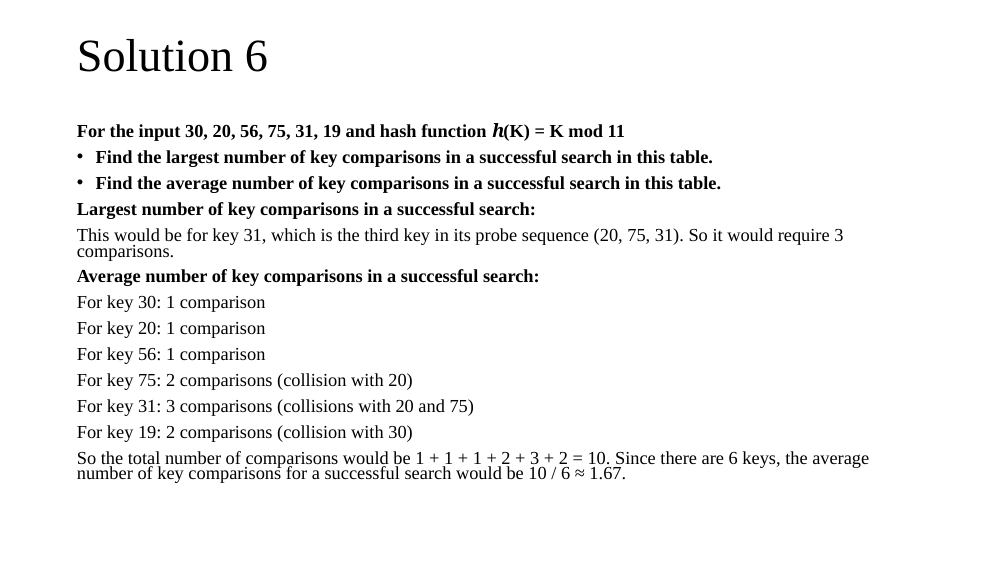
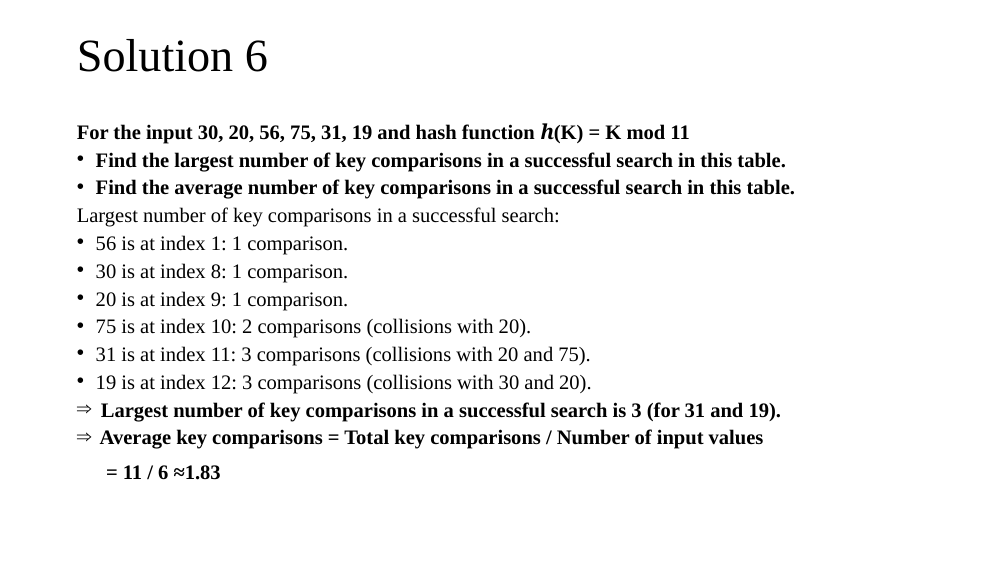
Before and after one commit to tamlhp/2801ict-public, a slide deck: slide 45 of week-7&8/problem-set/2801ict-week7&8.pptx (slide 41 before the commit). Drawn at 1008x567 pixels with LibreOffice and Linux fonts; fonts in the diff are those of the drawing. Boxes give left, top, right and bottom in pixels: in the first picture for what was removed or moved away, otherwise in the second. Text is boxed around its words. In the diff, an @@ line names an element or a change of style, - is before the commit and + after.

```diff
--- a/week-7&8/problem-set/2801ict-week7&8.pptx
+++ b/week-7&8/problem-set/2801ict-week7&8.pptx
@@ text at <box>77,123,795,227</box>: size 17.5 to 19.6 pt in "For the input 30, 20, 56, 75, ...", "Find the largest number of key comparisons ...", "Find the average number of key comparisons ...", "Largest number of key comparisons in a ..."; bold off in "Largest number of key comparisons in a ..." @@
@@ text at <box>96,235,782,480</box>: text changed; size 17.5 to 19.6 pt @@
-This would be for key 31, which is the third key in its probe sequence (20, 75, 31). So it would require 3 comparisons.
-Average number of key comparisons in a successful search:
-For key 30: 1 comparison
-For key 20: 1 comparison
-For key 56: 1 comparison
-For key 75: 2 comparisons (collision with 20)
-For key 31: 3 comparisons (collisions with 20 and 75)
-For key 19: 2 comparisons (collision with 30)
-So the total number of comparisons would be 1 + 1 + 1 + 2 + 3 + 2 = 10. Since there are 6 keys, the average number of key comparisons for a successful search would be 10 / 6 ≈ 1.67.
+• 56 is at index 1: 1 comparison.
+• 30 is at index 8: 1 comparison.
+• 20 is at index 9: 1 comparison.
+• 75 is at index 10: 2 comparisons (collisions with 20).
+• 31 is at index 11: 3 comparisons (collisions with 20 and 75).
+• 19 is at index 12: 3 comparisons (collisions with 30 and 20).
+⇒ Largest number of key comparisons in a successful search is 3 (for 31 and 19).
+⇒ Average key comparisons = Total key comparisons / Number of input values
+  = 11 / 6 ≈1.83
```
Also in this commit, not shown: 2 other slides changed, 5 slides added, 1 slide removed.
